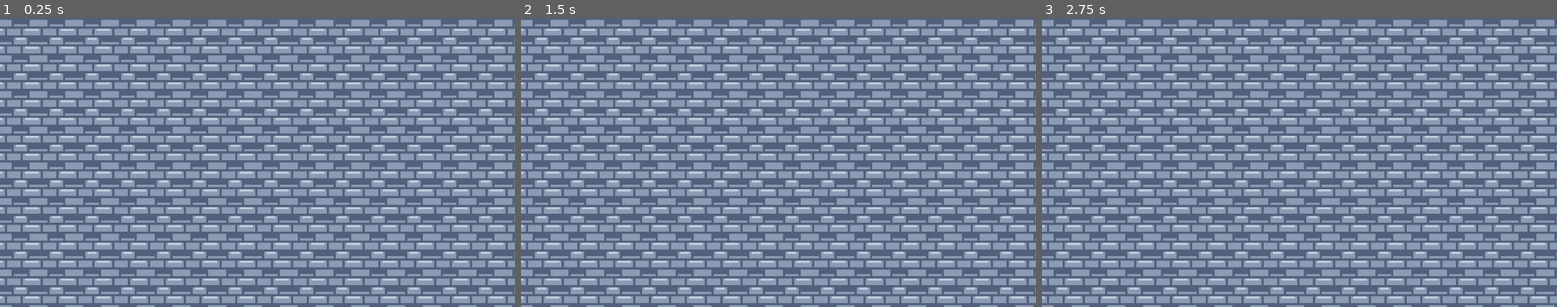
Above: before the commit, frames 1-3 (left to right).
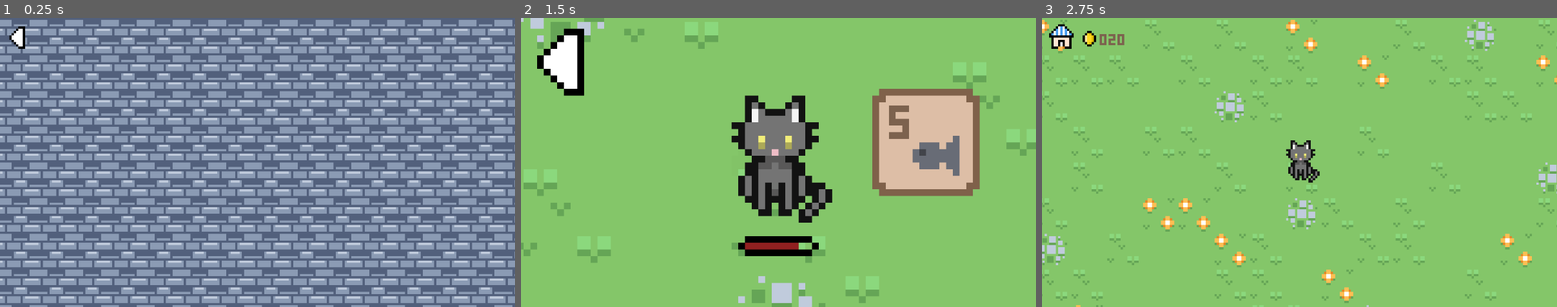
Above: after the commit, the same moments.

Repository: alisha356/Major-Project-2025---Paw-Pals
Game: Godot game, scene res://Shop.tscn
Same seed, same stepped clock (60 frames per second), same inputs: the game is played once before the commit and once after it. This scene is started directly instead of the project's main scene.
Inputs (mouse positions are in pixels of both pictures, inside the frame that each line leads up to):
- Up to frame 1 (0.25 s): no input
- Up to frame 2 (1.5 s): click (541, 38) at 0.52 s; click (778, 159) at 1.27 s
- Up to frame 3 (2.75 s): click (1083, 61) at 2.02 s

The runs differ from the first frame. In frame 1, 0.2% of the frame differs, in the area x 1-5%, y 2-11%; in frame 2, 100%; in frame 3, 100%, in the area x 0-100%, y 0-100%.

Commit message:
Shop buttons
Navigating between shop and room 1

Diff:
--- /dev/null
+++ b/Exit Arrow Shop.gd
@@ -0,0 +1,5 @@
+extends Sprite2D
+
+
+func _on_button_pressed():
+	get_tree().change_scene_to_file("res://Room 1.tscn")
--- a/Food.gd
+++ b/Food.gd
@@ -63,3 +63,4 @@
 		_display_hunger_bar()
 		if Global.grey_cat_hunger == 10:
 			Global.player_coins += 2
+			print(Global.player_coins)
--- /dev/null
+++ b/Market Icon Room 1.gd
@@ -0,0 +1,5 @@
+extends Sprite2D
+
+
+func _on_button_pressed():
+	get_tree().change_scene_to_file("res://Shop.tscn")
--- a/Room 1.tscn
+++ b/Room 1.tscn
@@ -14,6 +14,8 @@
 [ext_resource type="Texture2D" uid="uid://c4jkmgj48rict" path="res://Assets/7.png" id="12_ocxp8"]
 [ext_resource type="Texture2D" uid="uid://bdioil002vp62" path="res://Assets/8.png" id="13_p072b"]
 [ext_resource type="Texture2D" uid="uid://sjwsd70ahccu" path="res://Assets/9.png" id="14_i4myr"]
+[ext_resource type="Texture2D" uid="uid://bomnj4jslvhoj" path="res://Assets/Market Icon.png" id="15_m0ugm"]
+[ext_resource type="Script" path="res://Market Icon Room 1.gd" id="16_i1tm5"]
 
 [sub_resource type="TileSetAtlasSource" id="TileSetAtlasSource_prc0x"]
 texture = ExtResource("1_hy5y7")
@@ -178,11 +180,11 @@
 zoom = Vector2(5, 5)
 
 [node name="Coin" type="Sprite2D" parent="."]
-position = Vector2(267, 314)
+position = Vector2(281, 313)
 texture = ExtResource("4_p37el")
 
 [node name="Zero_1" type="Sprite2D" parent="."]
-position = Vector2(273, 315)
+position = Vector2(287, 314)
 texture = ExtResource("6_c7ici")
 
 [node name="Zero_2" type="Sprite2D" parent="."]
@@ -191,7 +193,7 @@
 texture = ExtResource("6_c7ici")
 
 [node name="Zero_3" type="Sprite2D" parent="."]
-position = Vector2(281, 315)
+position = Vector2(295, 314)
 texture = ExtResource("6_c7ici")
 
 [node name="One_1" type="Sprite2D" parent="."]
@@ -215,7 +217,7 @@
 texture = ExtResource("7_svn26")
 
 [node name="Two_2" type="Sprite2D" parent="."]
-position = Vector2(277, 315)
+position = Vector2(291, 314)
 texture = ExtResource("7_svn26")
 
 [node name="Two_3" type="Sprite2D" parent="."]
@@ -308,4 +310,17 @@
 position = Vector2(281, 315)
 texture = ExtResource("14_i4myr")
 
+[node name="Market Icon" type="Sprite2D" parent="."]
+position = Vector2(269, 313)
+texture = ExtResource("15_m0ugm")
+script = ExtResource("16_i1tm5")
+
+[node name="Button" type="Button" parent="Market Icon"]
+offset_left = -5.0
+offset_top = -6.0
+offset_right = 4.0
+offset_bottom = 5.0
+flat = true
+
 [connection signal="pressed" from="CharacterBody2D/Button" to="CharacterBody2D" method="_on_button_pressed"]
+[connection signal="pressed" from="Market Icon/Button" to="Market Icon" method="_on_button_pressed"]
--- a/Shop.tscn
+++ b/Shop.tscn
@@ -1,6 +1,8 @@
-[gd_scene load_steps=4 format=3 uid="uid://dx7k8aso5y80t"]
+[gd_scene load_steps=6 format=3 uid="uid://dx7k8aso5y80t"]
 
 [ext_resource type="Texture2D" uid="uid://day0avbe6c6wq" path="res://Assets/tilemap.png" id="1_7y7fx"]
+[ext_resource type="Texture2D" uid="uid://hmoaj1sdw31a" path="res://Assets/Arrow.png" id="2_6pjcv"]
+[ext_resource type="Script" path="res://Exit Arrow Shop.gd" id="3_uty7e"]
 
 [sub_resource type="TileSetAtlasSource" id="TileSetAtlasSource_0sqe3"]
 texture = ExtResource("1_7y7fx")
@@ -151,3 +153,18 @@
 [node name="Camera2D" type="Camera2D" parent="."]
 position = Vector2(580, 321)
 zoom = Vector2(5, 5)
+
+[node name="Arrow" type="Sprite2D" parent="."]
+position = Vector2(473, 265)
+texture = ExtResource("2_6pjcv")
+script = ExtResource("3_uty7e")
+
+[node name="Button" type="Button" parent="Arrow"]
+offset_left = -4.0
+offset_top = -5.0
+offset_right = 4.0
+offset_bottom = 5.0
+action_mode = 0
+flat = true
+
+[connection signal="pressed" from="Arrow/Button" to="Arrow" method="_on_button_pressed"]
Binary file changed: Assets/Market Icon.png
Not shown: 1 places in Room 1.tscn that only renumber resources
